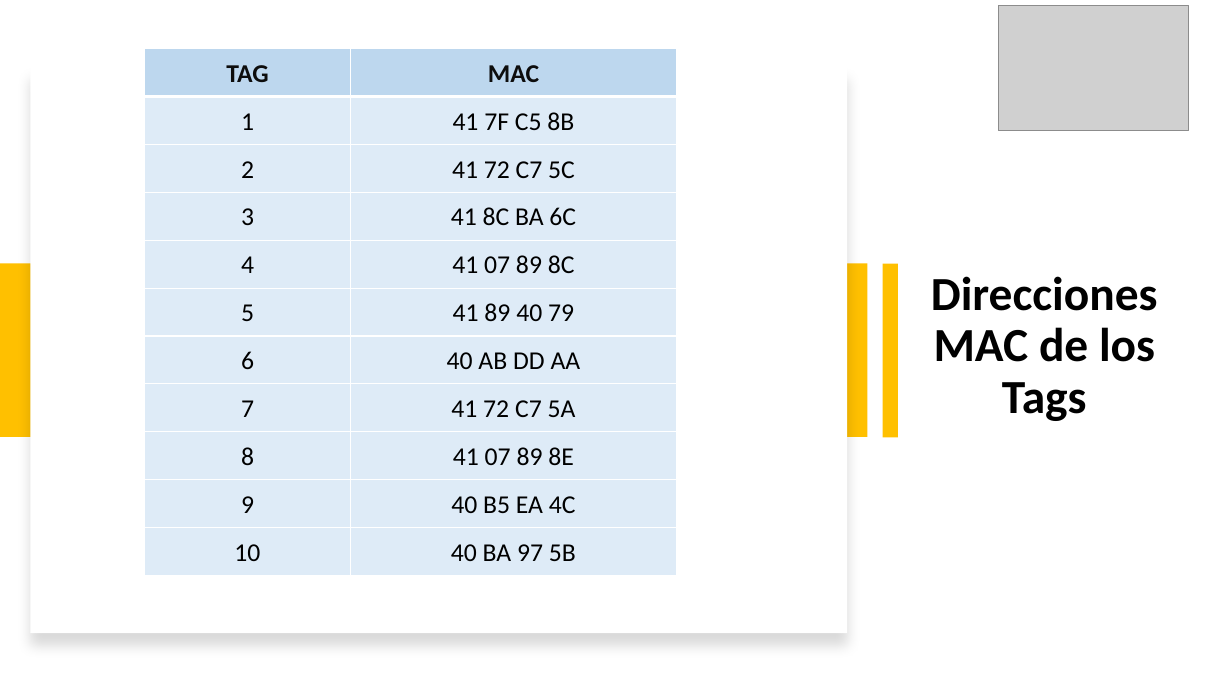
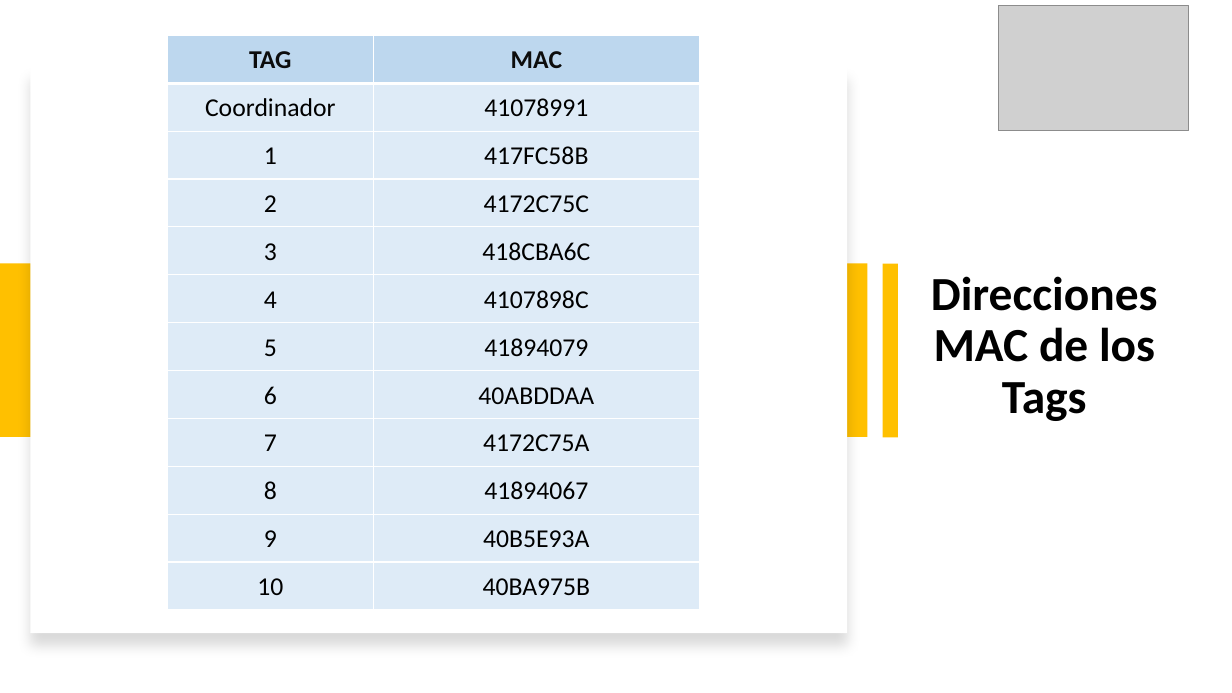
Before and after one commit to auribev1/Pick2Light, a slide deck: slide 15 of Código/Material Hugo/Comunicación Xbee.pptx. Drawn at 1232x693 pixels with LibreOffice and Linux fonts; fonts in the diff are those of the drawing; grey boxes stand for pictures. Boxes give left, top, right and bottom in pixels: in the first picture for what was removed or moved away, otherwise in the second. Text is boxed around its words. In the diff, an @@ line names an element or a change of style, - is before the commit and + after.

Commit message:
Avances tercera semana de marzo. Inclusión de clases, pruebas con tags, creación de condicionales en sub rutinas

```diff
--- a/Código/Material Hugo/Comunicación Xbee.pptx
+++ b/Código/Material Hugo/Comunicación Xbee.pptx
@@ table at (167, 35, 700, 610) @@
-row 2: 1 | 41 7F C5 8B
-row 3: 2 | 41 72 C7 5C
-row 4: 3 | 41 8C BA 6C
-row 5: 4 | 41 07 89 8C
-row 6: 5 | 41 89 40 79
-row 7: 6 | 40 AB DD AA
-row 8: 7 | 41 72 C7 5A
-row 9: 8 | 41 07 89 8E
-row 10: 9 | 40 B5 EA 4C
-row 11: 10 | 40 BA 97 5B
+row 2: Coordinador | 41078991
+row 3: 1 | 417FC58B
+row 4: 2 | 4172C75C
+row 5: 3 | 418CBA6C
+row 6: 4 | 4107898C
+row 7: 5 | 41894079
+row 8: 6 | 40ABDDAA
+row 9: 7 | 4172C75A
+row 10: 8 | 41894067
+row 11: 9 | 40B5E93A
+row 12: 10 | 40BA975B
@@ table: place and size @@
-table at (145, 49, 677, 576)
+table at (167, 35, 700, 610)
```
Also in this commit, not shown: 2 other files.
